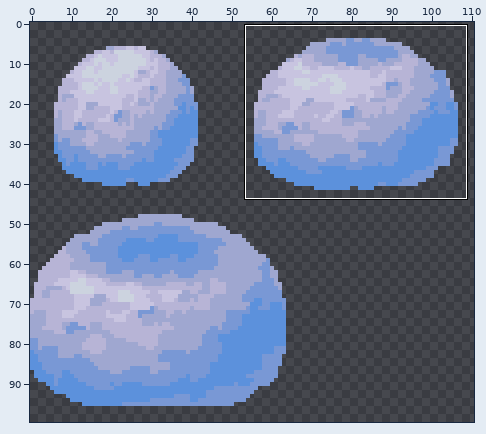
Two states of a sprite sheet, assets/textures/snowman.png. Above, an overview of the earlier version with the close-up marked.
Close-up. The starting point:
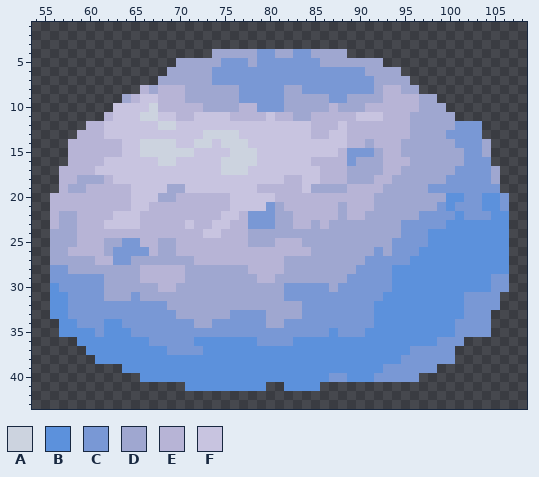
The file is 128x128 pixels. Shown: x 54..108, y 1..43. The wide view leaves out empty margins. The commit also changed other parts of the picture, which this record leaves out.
Palette (. is transparent): A #ccd3df  B #5c91dc  C #7998d5  D #9fa7d0  E #b7b4d6  F #c8c4e0
Pixels before, first column x 56:
 4 ..................DDDDDCCDDCCDDDD..................
 5 ..............DDDDDCCCDCCCCCCCDDDDDDD..............
 6 .............DDDDDCCCCCCCCCCCCCCCCCDDDD............
 7 ............DDDDDDCCCCCCCCCCCCCCCCCCDDDD...........
 8 ..........EDEEEDDDDDDCCCCCDDCCCCCCCCDEEDD..........
 9 ........DEFFEEEDDDDDDCCCCCDDDDDCCDDDDEEEEDD........
10 .......FFFFAEEEEEDDDDEECCCDDDDDEDDDEEEEEEDDD.......
11 ......EFFFAAFFEEFFFFEEEEFEEDDEEEEEFFFEEEDDDDD......
12 ....EEFFFFFFAAFFFFFFFFFFFFFFFEEEFEEEEEEEDDDDDCCC...
13 ...EEEFFFFFFFFFFFAAAAFFFFFFFFEEFFEEEEEEEDDDDCCCC...
14 ..EEEEEEFFAAAAFFAAFAAAFFFFFFFFFFFEEDEEEDDDDDDCCCD..
15 ..EEEEEEFFAAAAAAFFFFAAAFFFFFFFFFECCCDEEDDDDDDDCCD..
16 ..EEEEFFFFFFAAFFFFFAAAAFFFFFFEEEECDDDEEEDDDDDDCCC..
17 .EEEEFFFFFFFFFFFFFFAAAFFFFFFFFEEEDDDDEEDDDDDDCCCCD.
18 .EEDDDEFFFFFFFFFFFFFFFFFFFEEFFEEEDDDEEDDDDDDCCCCCD.
19 .EDDEEEEEFFFFDDFFFFFFFFEEEEEFDDDDEEEEDDDDDCCCCCCCC.
20 EEEEEEEEEFFFDDEEEEEEFFFFFEEEEEEEEEEEDDDDDDDDBBCCBBC
21 EEEEEEEEEFFEEEEEEEEEFFFFCDEEEEEEDEEEDDDDDDDCBCCCBBC
22 EDDEEEEFFFEEEEEEEEEFFECCCDDEEEEEDEEDDDDDDCCCCBCCCBB
23 EDDEEEFFFFEEEEEFEEFFEECCCDDEEDEDDDDDDDDCCCCCBBBBBBB
24 DDDEEEEEEEEEEEEEEFFEEEDDDDDDDDDDDDDDDDDCCCBBBBBBBBB
25 DDDEEEDDCCEEDDEEEEEEEEDDDEEEDDDDDDDDDDCCCCBBBBBBBBB
26 DDEEEEDCCCCEDDEEEEEEEEEEEEEEEDDDDDDDCDCCCBBBBBBBBBB
27 DDDDDEECCDDDDDDDEEEEEEEEEEDDDDDDDDDCCCCCBBBBBBBBBBB
28 CCDDDDDDDDEEEEEDDDDDDDEEEEDDDDDDDDCCCCBBBBBBBBBBBBB
29 CCCCCCDDDDEEEEEDDDDDDDDEEDDDDDDDDCCCCCBBBBBBBBBBBCC
30 BCCCCCDDDDDDEEDDDDDDDDDDDDCCCCCDCCCCCCBBBBBBBBBBBCC
31 BBCCCCDDDCDDDDDDDDDDDDDDDDCCCCCCCCCCCBBBBBBBBBCCCC.
32 BBCCCCCCCCCCCDDDDDDDDDDDDDDDCCCCCCCCBBBBBBBBBBCCCC.
33 BBCCCCCCCCCCCCDDDDDDCCCCDDDDCCCCCCCCBBBBBBBBBBCCC..
34 .BBCCCBBCCCCCCCCDDCCCCCCDDCCCCCCCCCCBBBBBBBBBCCCC..
35 .BBBBCBBBCCCCCCCCCCCCCCCCCCCCCCBCCCBBBBBBBBBBCCCC..
36 ...BBBBBBBBCCCCCBBBBBBBCCCCBBBBBBBBBBBBBBBBCCC.....
37 ....BBBBBBBBBCCCCBBBBBBBBBBBBBBBBBBBBBBBCCCCC......
38 .....BBBBBBBBBBBBBBBBBBBBBBBBBBBBBBBBBBCCCCCC......
39 ........BBBBBBBBBBBBBBBBBBBBBBBBBBBBBCCCCCC........
40 ..........BBBBBBBBBBBBBBBBBBBBBCCBBBCCCCC..........
41 ...............BBBBBBBBB..BBBB.....................
After:
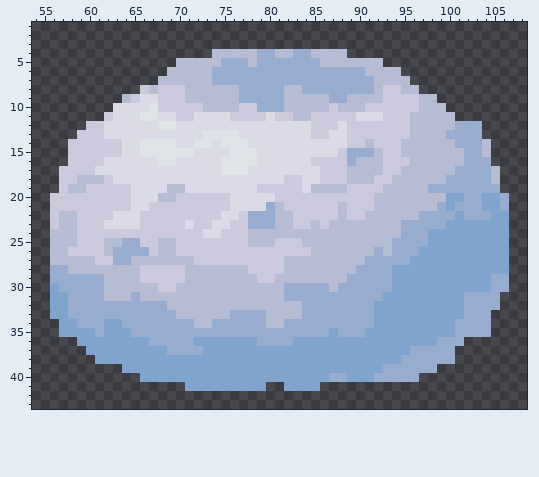
The edit:
colour A: #ccd3df -> #e0e4e9
colour B: #5c91dc -> #80a4ce
colour C: #7998d5 -> #97acce
colour D: #9fa7d0 -> #b6bcd2
colour E: #b7b4d6 -> #cbcadc
colour F: #c8c4e0 -> #dbdae7
